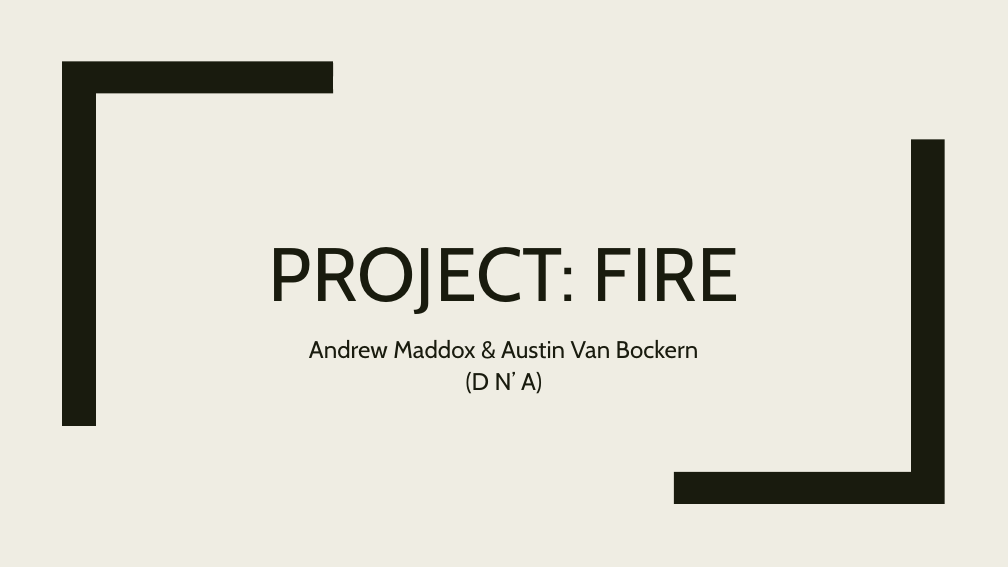
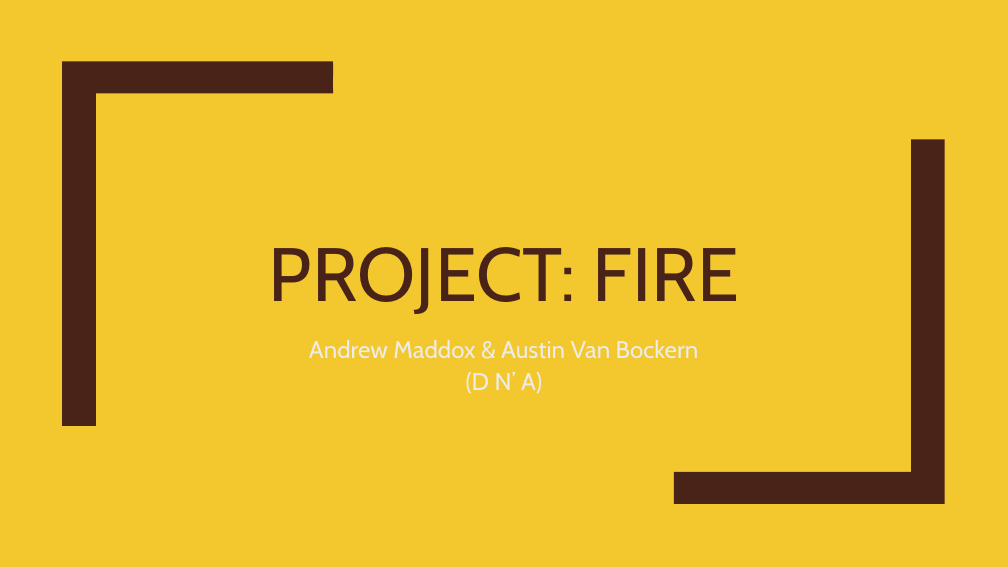
Before and after one commit to austinvanbockern/ProjectFire, a slide deck: slide 1 of ProjectFIRE.pptx. Drawn at 1008x567 pixels with LibreOffice and Linux fonts; fonts in the diff are those of the drawing. Boxes give left, top, right and bottom in pixels: in the first picture for what was removed or moved away, otherwise in the second. Text is boxed around its words. In the diff, an @@ line names an element or a change of style, - is before the commit and + after.

```diff
--- a/ProjectFIRE.pptx
+++ b/ProjectFIRE.pptx
@@ background #EFEDE3 to #F3C82E @@
@@ freeform shape at (x1=62, y1=61, x2=333, y2=426): fill #191B0E to #4A2318 @@
@@ title "PROJECT: FIRE" at (x1=269, y1=247, x2=739, y2=314): text colour #191B0E to #4A2318 @@
@@ freeform shape at (x1=675, y1=139, x2=945, y2=504): fill #191B0E to #4A2318 @@
@@ subtitle "Andrew Maddox & Austin Van ..." at (x1=309, y1=340, x2=699, y2=394): text colour #191B0E to #EDECEB @@
```
Also in this commit, not shown: 7 other slides changed, 1 slide added, 3 other files.
